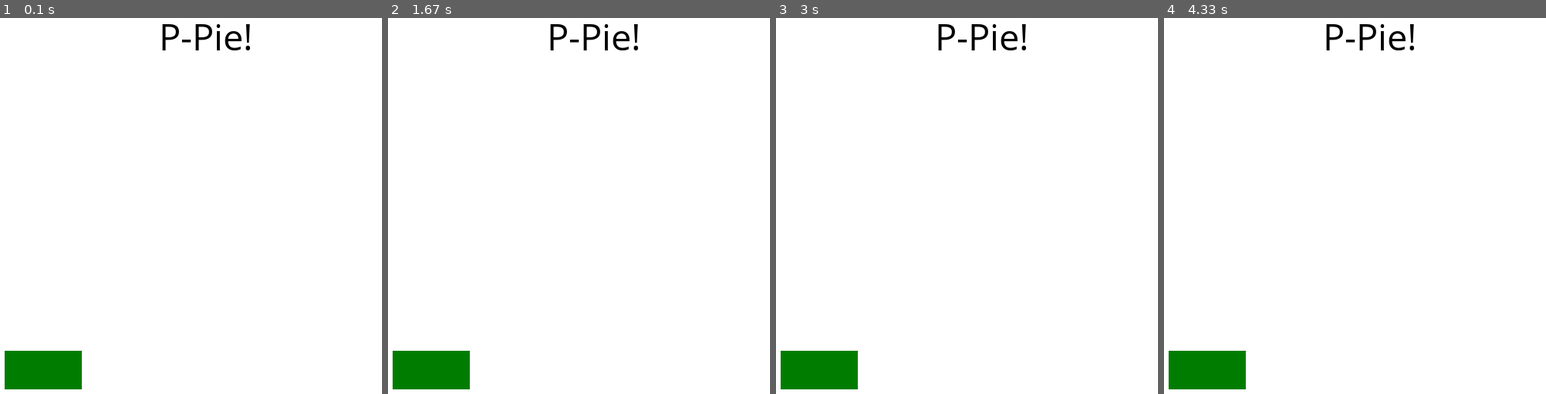
Above: before the commit, frames 1-4 (left to right).
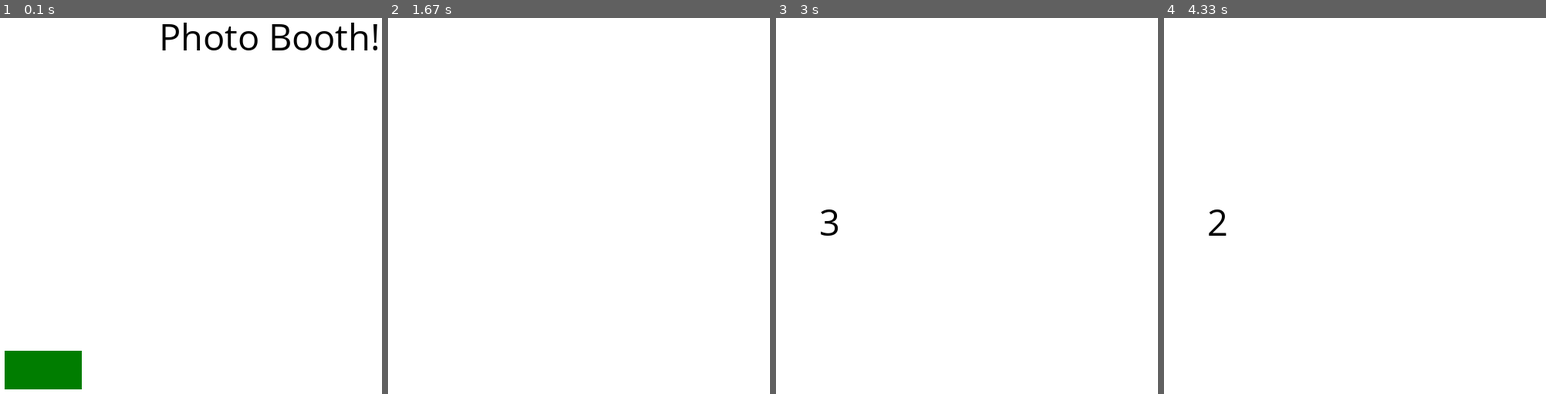
Above: after the commit, the same moments.

Repository: tomgoody/PythonScripts
Game: pygame game, started from pyed/pgame.py
Two runs of this game, one before a commit and one after it. Both use one fixed random seed, a clock stepped at 60 frames per second and the inputs below.
Inputs (mouse positions are in pixels of both pictures, inside the frame that each line leads up to):
- Up to frame 1 (0.1 s): no input
- Up to frame 2 (1.67 s): press the mouse at (430, 371) at 0.37 s; move the mouse to (494, 239) at 0.47 s; release the mouse at (559, 108) at 0.6 s; press the mouse at (605, 254) at 0.7 s; move the mouse to (487, 311) at 0.8 s; release the mouse at (outside the picture) at 0.93 s
- Up to frame 3 (3 s): no input
- Up to frame 4 (4.33 s): no input

The runs differ from the first frame. In frame 1, 1.3% of the frame differs, in the area x 47-99%, y 1-9%; in frame 2, 2.6%; in frame 3, 2.7%, in the area x 1-66%, y 1-99%; in frame 4, 2.7%.

Commit message:
3 screens Intro Main Picture Pose Then return to Main

Diff:
--- a/pyed/pgame.py
+++ b/pyed/pgame.py
@@ -1,7 +1,7 @@
 from sys import exit
 import pygame
 from pygame.locals import *
-#import time
+import time
 import random
 
 pygame.init()
@@ -12,41 +12,66 @@
 #Initializing screen with no caption
 pgDisplay = pygame.display.set_mode(SCREEN_SIZE, pygame.NOFRAME)
 pgDisplay1 = pygame.display.set_mode(SCREEN_SIZE, pygame.NOFRAME)
-#clock = pygame.time.Clock()
+pgDisplay2 = pygame.display.set_mode(SCREEN_SIZE, pygame.NOFRAME)
+clock = pygame.time.Clock()
 buttons = []
 
+#Variables
 myfont = pygame.font.SysFont('Comic Sans MS', 50)
-title = myfont.render('P-Pie!', True, (0, 0, 0))
+title = myfont.render('Photo Booth!', True, (0, 0, 0))
+startcam = myfont.render('Press to Start!', True, (0, 0, 0))
+pose = myfont.render('STRIKE A POSE!', True, (0, 0, 0))
+img3 = myfont.render('3', True, (0, 0, 0))
+img2 = myfont.render('2', True, (0, 0, 0))
+img1 = myfont.render('1', True, (0, 0, 0))
 
 #Colors
 green = (0, 125, 0)
 
-class Window():
-    def __init__(self, screen, position, size):
-        self.screen = screen
-        self.rect = Rect(position, size)
+def photo_loop():
 
+    ploop = True
 
-class Button():
-    def __init__(self, parent, position, size, color):
-        self.parent = parent
-        self.position = position
-        self.size = size
-        self.color = color
+    while ploop:
+        for event in pygame.event.get():
+            print(event)
+            if event.type == pygame.QUIT:
+                pygame.quit()
+                quit()
 
-    def get_event(selfs, event):
-        pgDisplay.fill(125, 125, 125)
+        pgDisplay2.fill((255, 255, 255))
+        pygame.display.flip()
+        time.sleep(1)
+
+        pgDisplay2.fill((255, 255, 255))
+        pgDisplay2.blit(pose, (200, 250))
+        pygame.display.flip()
+        time.sleep(1)
+
+        pgDisplay2.fill((255, 255, 255))
+        pgDisplay2.blit(img3, (200, 250))
+        pygame.display.flip()
+        time.sleep(1)
+
+        pgDisplay2.fill((255, 255, 255))
+        pgDisplay2.blit(img2, (200, 250))
+        pygame.display.flip()
+        time.sleep(1)
+
+        pgDisplay2.fill((255, 255, 255))
+        pgDisplay2.blit(img1, (200, 250))
+        pygame.display.flip()
+        time.sleep(1)
         pygame.display.flip()
 
-    def create_button(self):
-        newwindow = Window(pgDisplay1, (10, 10), SCREEN_SIZE)
-        newbutton = Button(newwindow, (150, 250), (100, 50), pygame.Color('Pink'))
-        buttons.append(newbutton)
-        newbutton.draw()
+        ploop = False
 
-
+        pygame.display.flip()
+        clock.tick(15)
+    main_loop()
 
 def game_intro():
+
     intro = True
 
     while intro:
@@ -56,21 +81,53 @@
                 pygame.quit()
                 quit()
 
+        #Fills the screen and displays the title image
         pgDisplay.fill((255, 255, 255))
         pgDisplay.blit(title, (350, 10))
 
+        #Drawing the Green area for the button
         pygame.draw.rect(pgDisplay, green, (150, 450, 100, 50))
 
         mouse = pygame.mouse.get_pos()
 
-        if  event.type == MOUSEBUTTONUP and 150+100 > mouse[0] > 150 and 450+50 > mouse[1] > 450:
-            pygame.draw.rect(pgDisplay, green, (150, 450, 100, 50))
-            print('Hello')
-            pgDisplay1.fill((125, 125, 125))
+        # Ends the Intro Loop when the mouse is clicked on the green button
 
-        pygame.display.update()
-        #clock.tick(15)
+        if event.type == MOUSEBUTTONDOWN and 150+100 > mouse[0] > 150 and 450+50 > mouse[1] > 450:
+            #pygame.draw.rect(pgDisplay, green, (150, 450, 100, 50))
+            #print('Hello')
+            #pgDisplay1.fill((125, 125, 125))
+            intro = False
 
+        pygame.display.flip()
+        clock.tick(15)
 
+#Main loop
+def main_loop():
+
+    mloop = True
+
+    while mloop:
+        for event in pygame.event.get():
+            print(event)
+            if event.type == pygame.QUIT:
+                pygame.quit()
+                quit()
+
+        pgDisplay1.fill((255, 255, 255))
+        pgDisplay1.blit(title, (350, 10))
+        pgDisplay1.blit(startcam, (200, 250))
+
+        #pygame.draw.rect(pgDisplay1,(255, 255, 255),(300, 250, 250, 150))
+
+        mouse = pygame.mouse.get_pos()
+
+        if event.type == MOUSEBUTTONDOWN and 300+250 > mouse[0] > 300 and 250+150 > mouse[1] > 250:
+            print("let's Go!")
+            mloop = False
+            photo_loop()
+
+        pygame.display.flip()
+        clock.tick(15)
 
 game_intro()
+main_loop()
